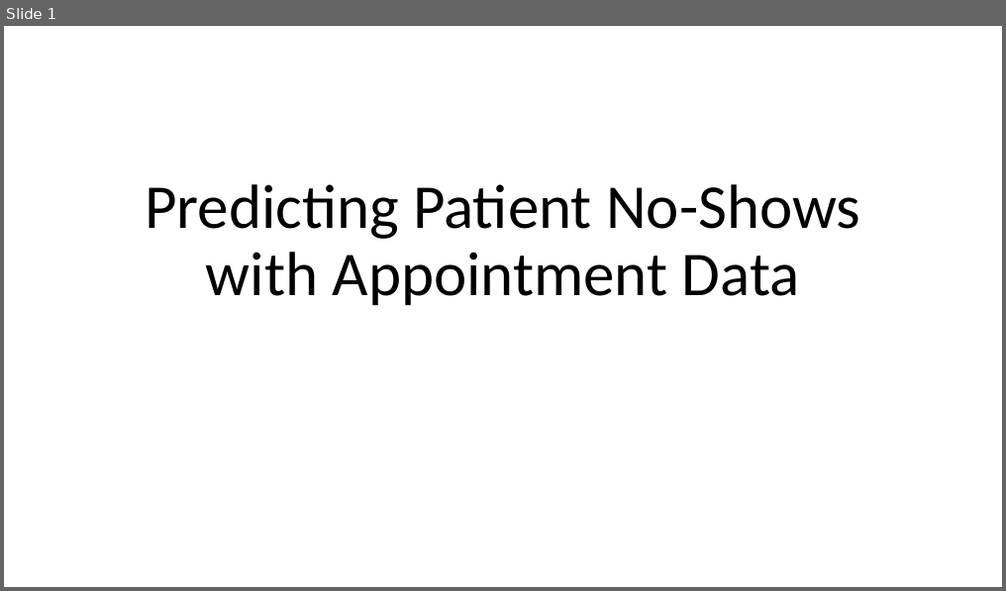
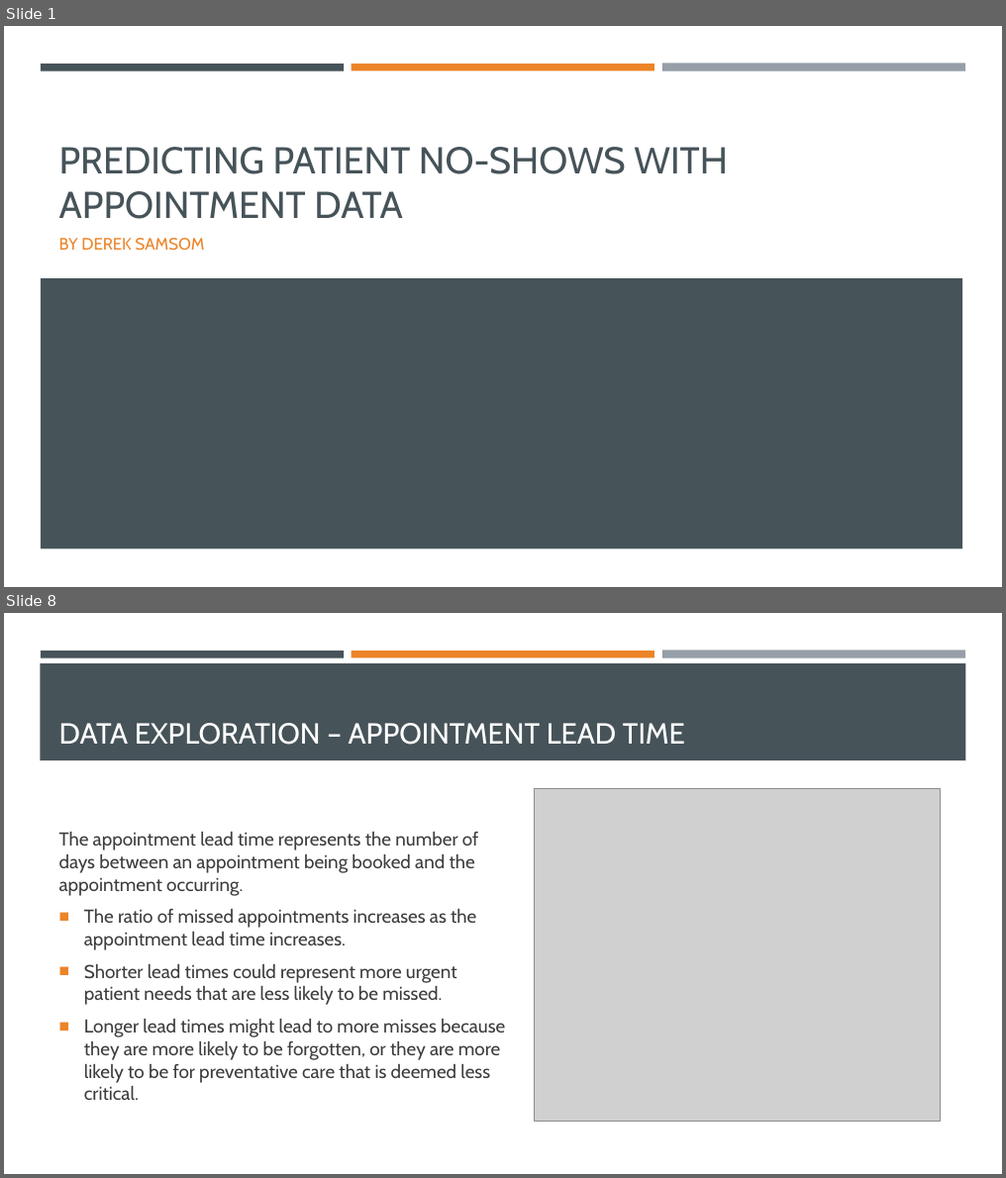
Before and after one commit to DerekSamsom/Capstone, a slide deck: Appointments_Presentation.pptx. Shown one above the other, each under a label of ours: slide 1 before the commit, slides 1 and 8 after it; the slides between them are not shown. The pictures are 1006x591 and 1006x1178 pixels, drawn with LibreOffice and Linux fonts; fonts in the diff are those of the drawing; grey boxes stand for pictures. Boxes give left, top, right and bottom in pixels: in the first picture for what was removed or moved away, otherwise in the second. Text is boxed around its words. In the diff, an @@ line names an element or a change of style, - is before the commit and + after.

Commit message:
Adding Final Draft of Appointment Capstone report and slide deck

```diff
--- a/Appointments_Presentation.pptx
+++ b/Appointments_Presentation.pptx
@@ slide 8 added at bbox=[4, 613, 1002, 1174], background #FFFFFF; not listed: 3 template elements that a slide beside it also shows @@
@@ rectangle added at bbox=[40, 663, 966, 761], fill #465359 @@
@@ title added at bbox=[59, 723, 685, 745], 28 pt, text #FFFFFF @@
+DATA EXPLORATION – APPOINTMENT LEAD TIME
@@ picture added at bbox=[534, 789, 940, 1121] @@
@@ text added at bbox=[59, 832, 505, 1100], 18 pt, text #3D3D3D @@
+The appointment lead time represents the number of days between an appointment being booked and the appointment occurring.
+■ The ratio of missed appointments increases as the appointment lead time increases.
+■ Shorter lead times could represent more urgent patient needs that are less likely to be missed.
+■ Longer lead times might lead to more misses because they are more likely to be forgotten, or they are more likely to be for preventative care that is deemed less critical.
@@ slide 1 changed as well @@
@@ rectangle added at bbox=[41, 64, 344, 71], fill #465359 @@
@@ rectangle added at bbox=[351, 64, 654, 71], fill #ED8428 @@
@@ rectangle added at bbox=[662, 64, 965, 72], fill #969FA7 @@
@@ title at bbox=[59, 147, 728, 219]: text changed; size 60 to 36 pt; font Calibri to Cabin; text colour #000000 to #465359 @@
-Predicting Patient No-Shows with Appointment Data
+PREDICTING PATIENT NO-SHOWS WITH APPOINTMENT DATA
@@ subtitle added at bbox=[59, 238, 205, 251], 16 pt, text #ED8428 @@
+BY DEREK SAMSOM
@@ rectangle added at bbox=[41, 278, 963, 549], fill #465359 @@
```
Also in this commit, not shown: 4 other slides changed, 5 other slides added, 6 slides removed, 2 other files.
